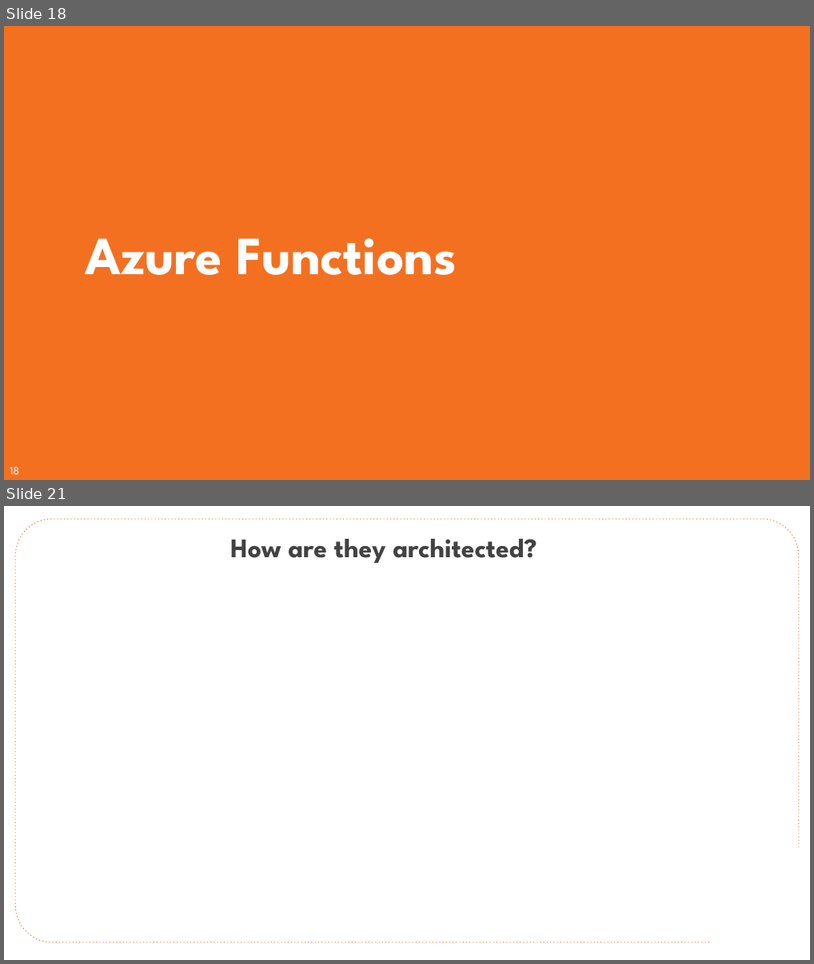
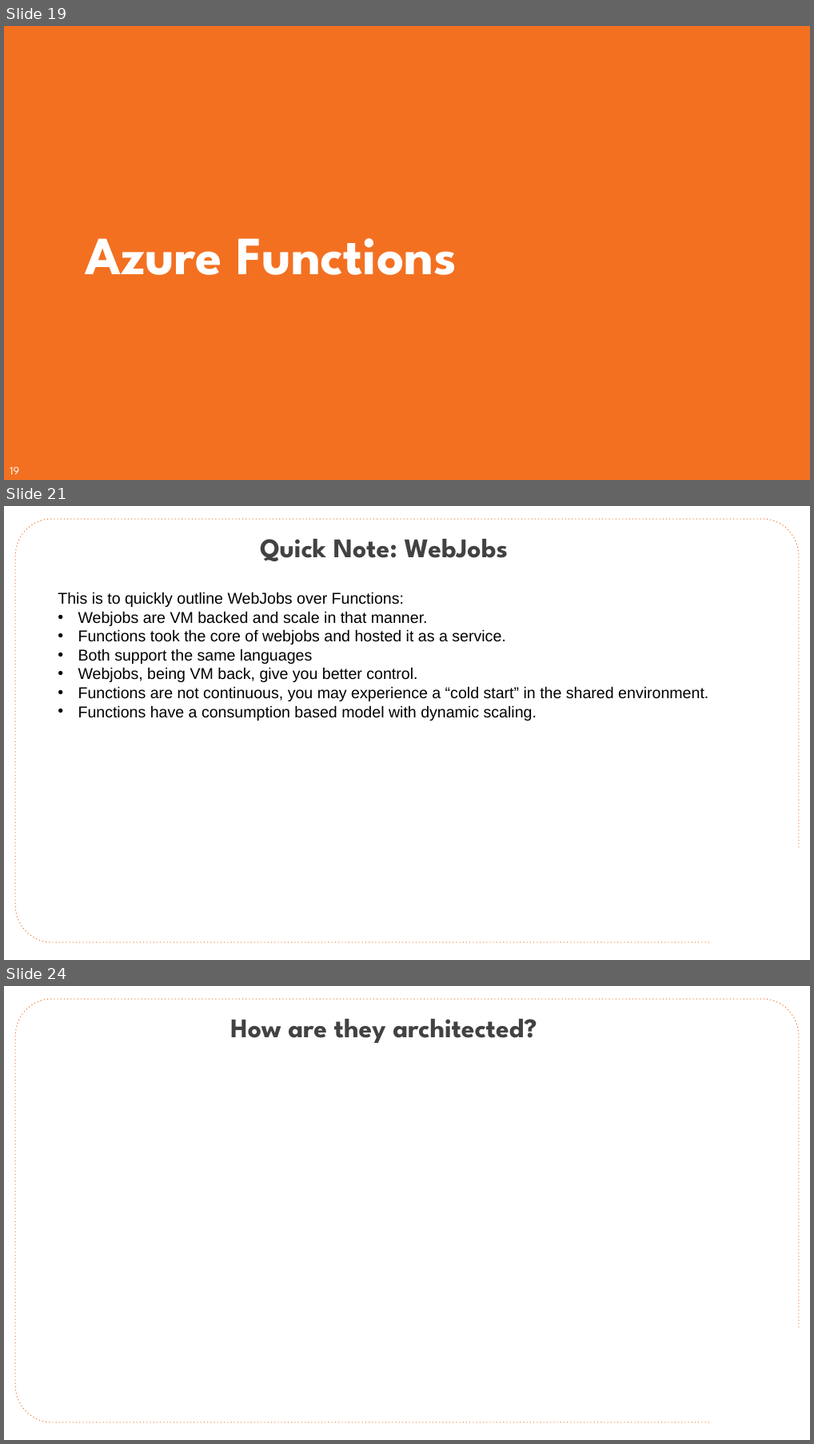
Before and after one commit to CloudSpecOps/Serverless-Architectures-with-Azure, a slide deck: Session Presentation/Azure-Serverless-Architecture-Session-Day-1.pptx. Shown one above the other, each under a label of ours: slides 18 and 21 before the commit, slides 19, 21 and 24 after it; the slides between them are not shown. The pictures are 814x964 and 814x1444 pixels, drawn with LibreOffice and Linux fonts; fonts in the diff are those of the drawing; background and template pictures are left out. Boxes give left, top, right and bottom in pixels: in the first picture for what was removed or moved away, otherwise in the second. Text is boxed around its words. In the diff, an @@ line names an element or a change of style, - is before the commit and + after.

```diff
--- a/Session Presentation/Azure-Serverless-Architecture-Session-Day-1.pptx
+++ b/Session Presentation/Azure-Serverless-Architecture-Session-Day-1.pptx
@@ slide 21 added at box(4, 506, 810, 960), background #FFFFFF; not listed: 1 template element that a slide beside it also shows @@
@@ text added at box(260, 539, 508, 561), 48 pt, text #424242, bold @@
+Quick Note: WebJobs
@@ text added at box(58, 592, 709, 720), 28 pt, text #000000 @@
+This is to quickly outline WebJobs over Functions:
+• Webjobs are VM backed and scale in that manner.
+• Functions took the core of webjobs and hosted it as a service.
+• Both support the same languages
+• Webjobs, being VM back, give you better control.
+• Functions are not continuous, you may experience a “cold start” in the shared environment.
+• Functions have a consumption based model with dynamic scaling.
@@ what was slide 18 is now slide 19 @@
@@ page number at box(10, 466, 19, 474): text changed @@
-18
+19
@@ what was slide 21 is now slide 24 @@
```
Also in this commit, not shown: 10 slides changed, 7 other slides added.
